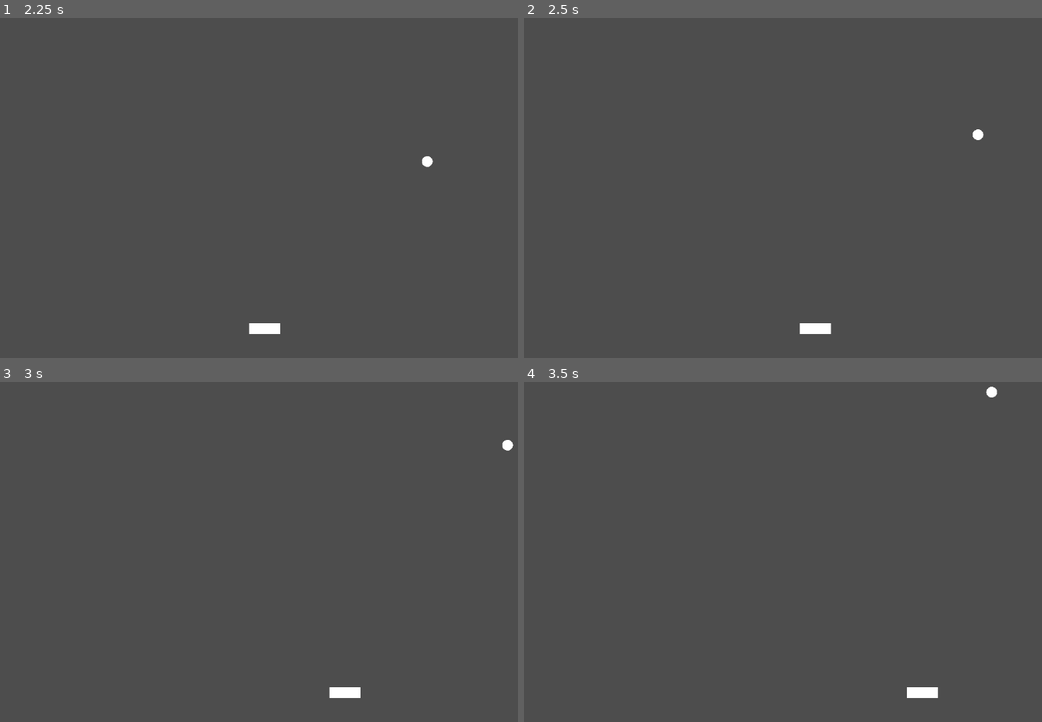
Above: before the commit, frames 1-4 (two rows, left to right).
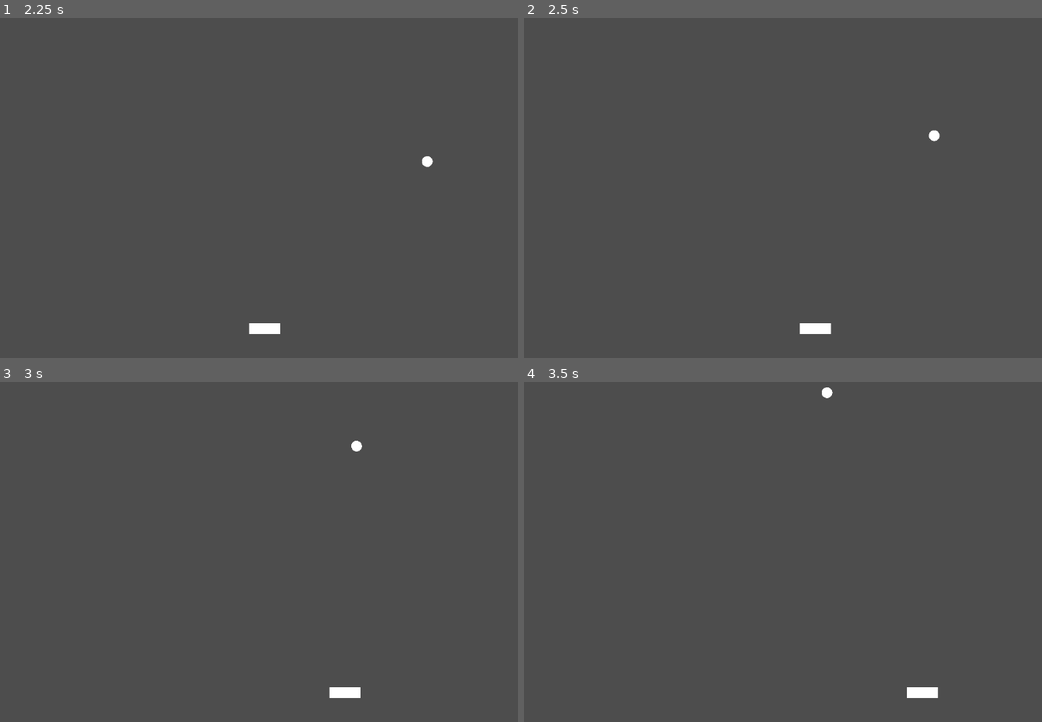
Above: after the commit, the same moments.

Repository: k3ving/lernfeld8
Game: Godot game, scene res://scenes/main.tscn
Same seed, same stepped clock (60 frames per second), same inputs: the game is played once before the commit and once after it.
Inputs:
- Up to frame 1 (2.25 s): tap Enter at 0.5 s; hold Right (ui_right) 0.53-1.28 s; tap Space (ui_select) at 0.77, 1.52 s; hold Left (ui_left) 1.28-2.03 s; hold Right (ui_right) from 2.03 s (still down)
- Up to frame 2 (2.5 s): keep holding Right (ui_right)
- Up to frame 3 (3 s): keep holding Right (ui_right)
- Up to frame 4 (3.5 s): keep holding Right (ui_right); tap Space (ui_select) at 3.02 s

Frame 1 is identical in both runs. In frame 2, 0.1% of the frame differs, in the area x 78-89%, y 32-37%; in frame 3, 0.1%; in frame 4, 0.1%.

Commit message:
add score label

Diff:
--- a/scenes/main.tscn
+++ b/scenes/main.tscn
@@ -18,7 +18,7 @@
 position = Vector2(640, 571)
 
 [node name="LeftWall" type="StaticBody2D" parent="."]
-position = Vector2(-5, 315)
+position = Vector2(165, 315)
 scale = Vector2(1, 100)
 
 [node name="CollisionShape2D" type="CollisionShape2D" parent="LeftWall"]
@@ -26,7 +26,7 @@
 shape = SubResource("RectangleShape2D_lmqo4")
 
 [node name="RightWall" type="StaticBody2D" parent="."]
-position = Vector2(1159, 315)
+position = Vector2(1005, 315)
 scale = Vector2(1, 100)
 
 [node name="CollisionShape2D" type="CollisionShape2D" parent="RightWall"]
@@ -40,3 +40,10 @@
 position = Vector2(-0.462963, -3.7037)
 scale = Vector2(6.75926, 1)
 shape = SubResource("RectangleShape2D_ieovl")
+
+[node name="RichTextLabel" type="RichTextLabel" parent="."]
+offset_left = 4.0
+offset_top = 12.0
+offset_right = 44.0
+offset_bottom = 52.0
+scale = Vector2(3.76, 2.32)
